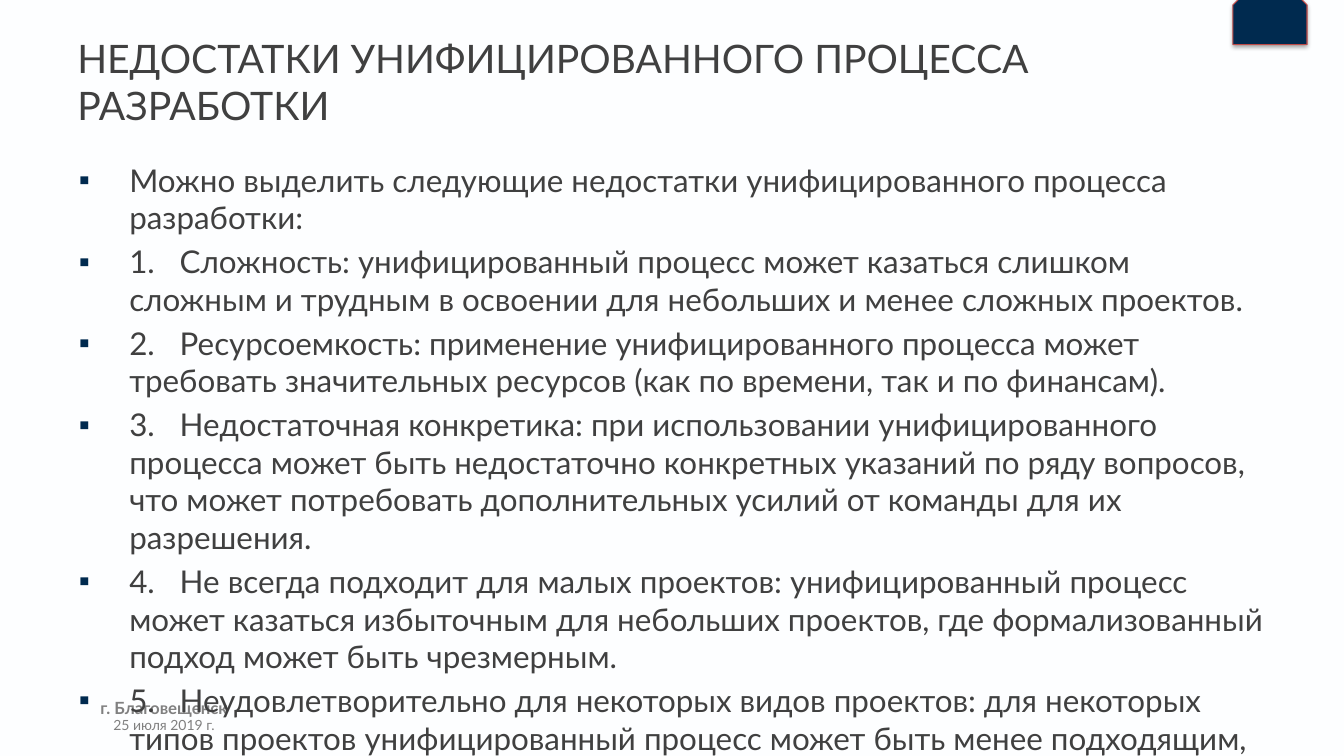
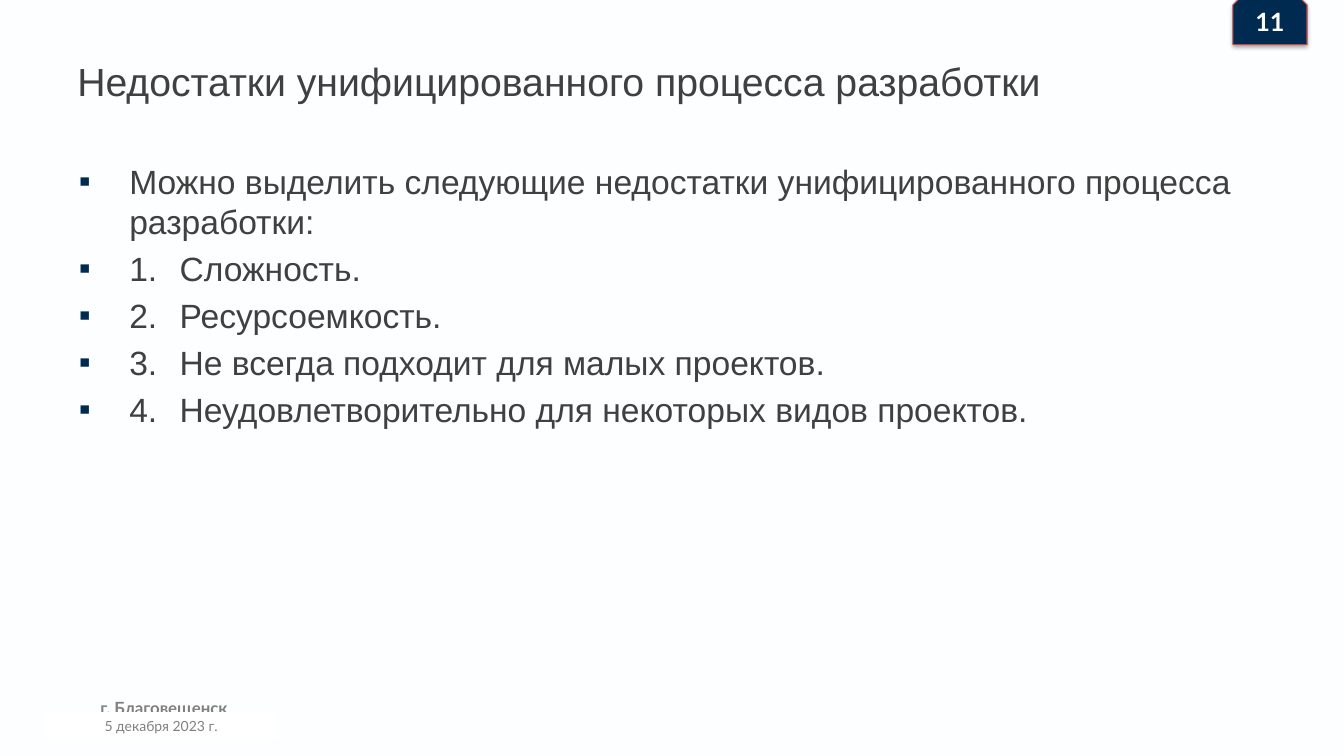
Before and after one commit to Denis-buh/Lesson_repo, a slide deck: slide 12 of Рефераты/Введение в професию/Наработки/Презентация.pptx (slide 13 before the commit). Drawn at 1344x756 pixels with LibreOffice and Linux fonts; fonts in the diff are those of the drawing; background and template pictures are left out. Boxes give left, top, right and bottom in pixels: in the first picture for what was removed or moved away, otherwise in the second. Text is boxed around its words. In the diff, an @@ line names an element or a change of style, - is before the commit and + after.

```diff
--- a/Рефераты/Введение в професию/Наработки/Презентация.pptx
+++ b/Рефераты/Введение в професию/Наработки/Презентация.pptx
@@ text added at [1255,12,1284,31], 18 pt, text #FFFFFF, bold @@
+11
@@ title at [77,67,1040,104]: text changed; font Lato to Arial @@
-НЕДОСТАТКИ УНИФИЦИРОВАННОГО ПРОЦЕССА РАЗРАБОТКИ
+Недостатки унифицированного процесса разработки
@@ text at [129,169,1230,241]: size 22.4 to 24 pt, font Lato to Arial in "Можно выделить следующие недостатки унифицированного процесс ..." @@
@@ text at [129,257,1027,429]: text changed; size 22.4 to 24 pt; font Lato to Arial @@
-▪ 1. Сложность: унифицированный процесс может казаться слишком сложным и трудным в освоении для небольших и менее сложных проектов.
-▪ 2. Ресурсоемкость: применение унифицированного процесса может требовать значительных ресурсов (как по времени, так и по финансам).
-▪ 3. Недостаточная конкретика: при использовании унифицированного процесса может быть недостаточно конкретных указаний по ряду вопросов, что может потребовать дополнительных усилий от команды для их разрешения.
-▪ 4. Не всегда подходит для малых проектов: унифицированный процесс может казаться избыточным для небольших проектов, где формализованный подход может быть чрезмерным.
-▪ 5. Неудовлетворительно для некоторых видов проектов: для некоторых типов проектов унифицированный процесс может быть менее подходящим, поскольку требует достаточного уровня предварительной информации о требованиях.
+▪ 1. Сложность.
+▪ 2. Ресурсоемкость.
+▪ 3. Не всегда подходит для малых проектов.
+▪ 4. Неудовлетворительно для некоторых видов проектов.
@@ text added at [105,721,214,734], 10 pt, text #808080 @@
+5 декабря 2023 г.
```
Also in this commit, not shown: 11 other slides changed, 1 slide added, 3 slides removed, 3 other files.
